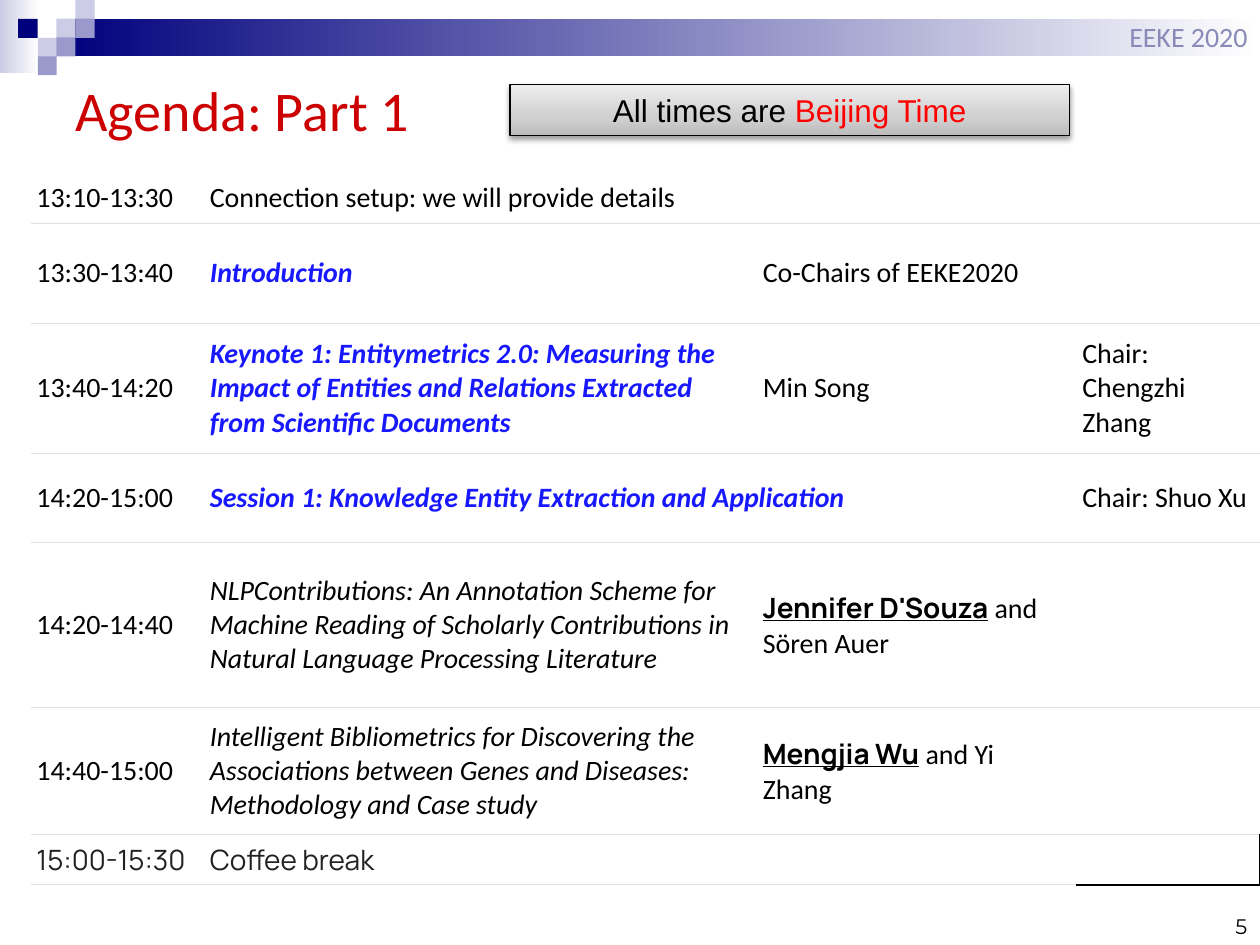
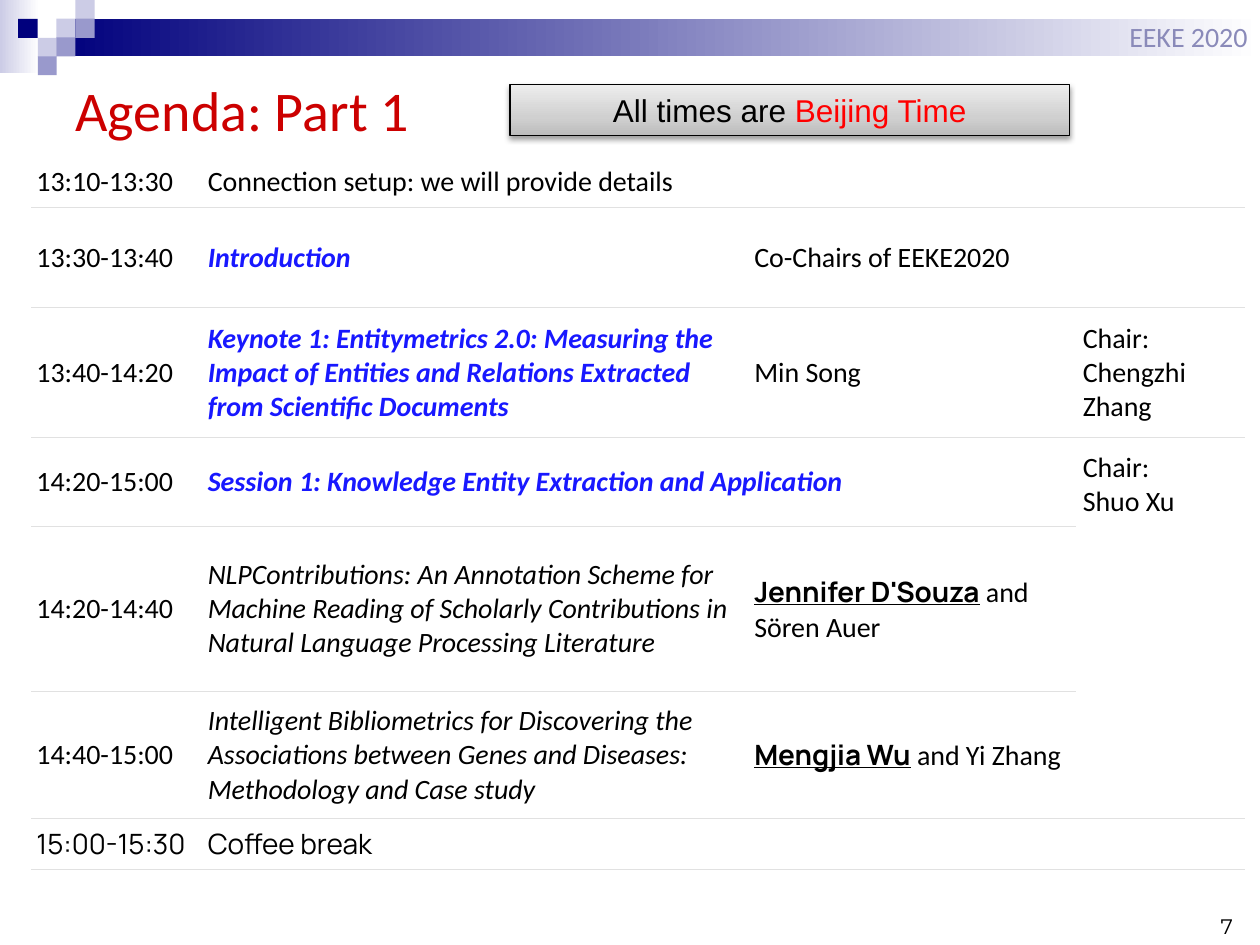
Before and after one commit to EEKE2020/EEKE2020.github.io, a slide deck: slide 7 of slides/eeke2020_intro.pptx (slide 5 before the commit). Drawn at 1260x945 pixels with LibreOffice and Linux fonts; fonts in the diff are those of the drawing. Boxes give left, top, right and bottom in pixels: in the first picture for what was removed or moved away, otherwise in the second. Text is boxed around its words. In the diff, an @@ line names an element or a change of style, - is before the commit and + after.

```diff
--- a/slides/eeke2020_intro.pptx
+++ b/slides/eeke2020_intro.pptx
@@ table at box(32, 158, 1246, 869) @@
-column 4:  |  | Chair: Chengzhi Zhang | Chair: Shuo Xu |  |  | 
+column 4:  |  |  |  |  |  | 
+column 5:  |  | Chair: Chengzhi Zhang | Chair: / Shuo Xu |  |  | 
@@ table: place and size @@
-table at box(32, 173, 1260, 885)
+table at box(32, 158, 1246, 869)
@@ page number at box(1221, 919, 1233, 934): text changed @@
-5
+7
```
Also in this commit, not shown: 8 other slides changed, 3 slides added.
